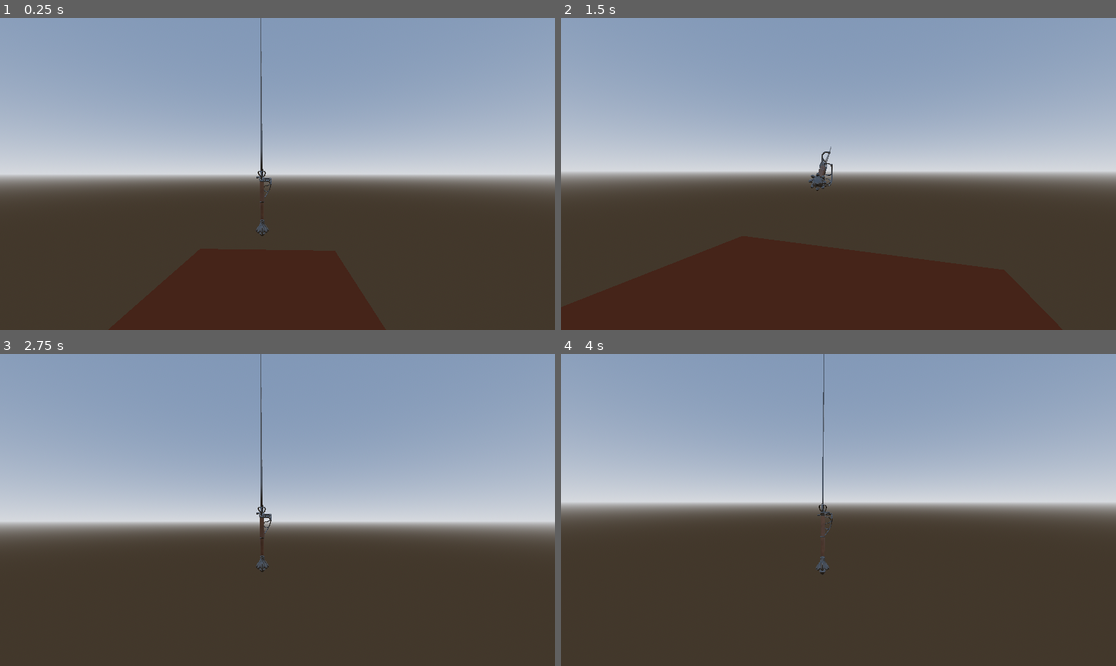
Above: before the commit, frames 1-4 (two rows, left to right).
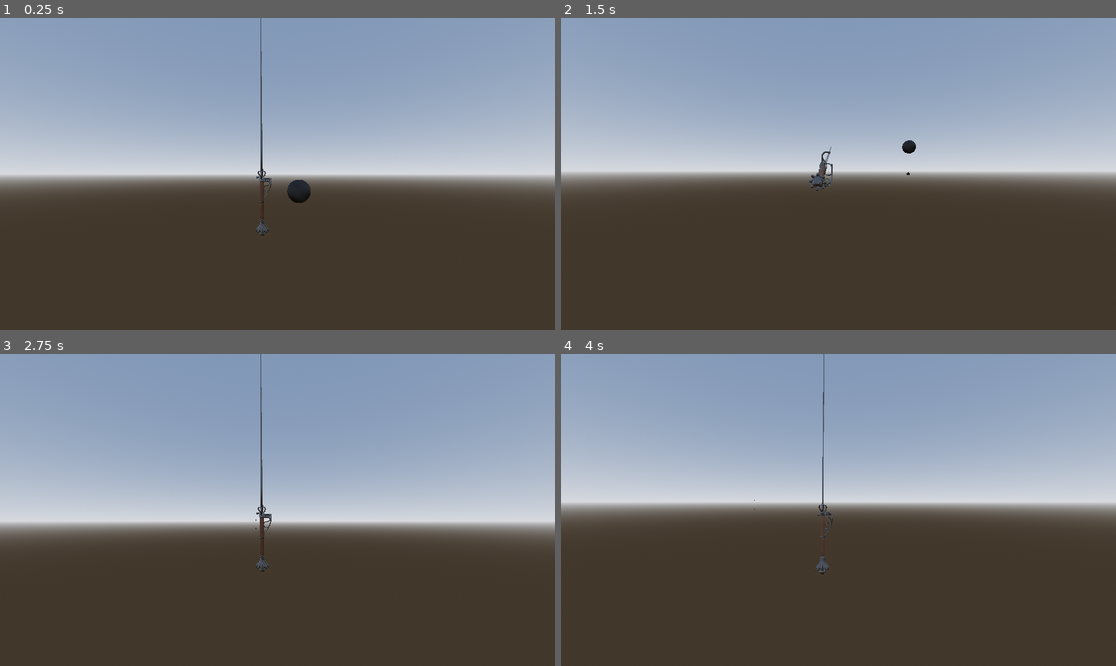
Above: after the commit, the same moments.

Repository: MateusPDK/thePirateDownfall
Game: Godot game, scene res://world.tscn
The game is run twice, just before and just after one commit, with the same random seed, the same clock (stepped at 60 frames per second) and the same inputs.
Inputs (mouse positions are in pixels of both pictures, inside the frame that each line leads up to):
- Up to frame 1 (0.25 s): no input
- Up to frame 2 (1.5 s): move the mouse to (866, 174) at 0.52 s; hold W (forward) from 0.53 s (still down); right-click (866, 174) at 0.6 s; move the mouse to (810, 174) at 1.27 s; click (810, 174) at 1.35 s
- Up to frame 3 (2.75 s): keep holding W (forward); right-click (249, 510) at 1.55 s; move the mouse to (288, 503) at 2.02 s; right-click (288, 503) at 2.1 s
- Up to frame 4 (4 s): keep holding W (forward); tap Enter at 2.75 s; move the mouse to (832, 516) at 2.77 s; right-click (832, 516) at 2.85 s; tap Space at 3.5 s; move the mouse to (877, 513) at 3.52 s; click (877, 513) at 3.6 s; right-click (877, 513) at 3.8 s

The runs differ from the first frame. In frame 1, 0.3% of the frame differs, in the area x 46-56%, y 49-71%; in frame 2, 0.1%; in frame 3, less than 0.1%; in frame 4, less than 0.1%.

Commit message:
Merge cannonball code with player movement

Diff:
--- a/cannon_ball.gd
+++ b/cannon_ball.gd
@@ -1,18 +1,32 @@
 extends RigidBody3D
 
+var timer = 10
 var direction = Vector3(0, 1 ,1)
 var force = 10
+var pos_old = Vector3(0,0,0)
+var dir = Vector3(0,0,0)
 
 # Called when the node enters the scene tree for the first time.
 func _ready():
 	disparar(self.direction, self.force)
 	pass # Replace with function body.
 
-
 # Called every frame. 'delta' is the elapsed time since the previous frame.
 func _process(delta):
-	pass
+	timer -= delta
+	if timer <= 0:
+		queue_free()
+
+	dir = (self.position - pos_old).normalized()
+	pos_old = self.position
 
 func disparar(direction, force):
 	direction = direction.normalized()
 	self.apply_central_impulse(direction * force)
+
+func bat(vdir):
+	if get_viewport().use_xr == false:
+		dir = Vector3(0,0,-1) * 10
+		vdir = dir
+
+	self.apply_central_impulse(vdir.normalized() * 5000)
--- a/cannon_ball.tscn
+++ b/cannon_ball.tscn
@@ -9,7 +9,7 @@
 
 [sub_resource type="SphereShape3D" id="SphereShape3D_pqkul"]
 
-[node name="cannon_ball" type="RigidBody3D"]
+[node name="cannon_ball" type="RigidBody3D" groups=["cannonball"]]
 transform = Transform3D(1, 0, 0, 0, 1, 0, 0, 0, 1, 0.17369, 0.633419, 0.482426)
 mass = 30.0
 script = ExtResource("1_qf8id")
--- a/character.gd
+++ b/character.gd
@@ -65,6 +65,7 @@
 func _on_saber_area_body_entered(body):
 	if body.is_in_group("cannonball"):
 		body.bat($XROrigin3D/saber_controller.dir)
+		print("cannonball")
 
 func _on_saber_controller_input_vector_2_changed(name, value):
 	print(name)
--- a/test_ball_2.gd
+++ /dev/null
@@ -1,21 +0,0 @@
-extends RigidBody3D
-
-var timer = 10
-
-# Called when the node enters the scene tree for the first time.
-func _ready():
-	pass # Replace with function body.
-
-
-# Called every frame. 'delta' is the elapsed time since the previous frame.
-func _process(delta):
-	timer -= delta
-	if timer <= 0:
-		queue_free()
-
-func bat(dir):
-	# self.apply_central_impulse((self.position - saber.global_position).normalized() * 50)
-	# var v = self.position - dir.global_position.normalized()
-	# v = Vector3(v.x, 0, v.z).normalized()
-	# v.y = randf_range(0,2)
-	self.apply_central_impulse(dir.normalized() * 50)
--- a/test_ball_2.tscn
+++ /dev/null
@@ -1,22 +0,0 @@
-[gd_scene load_steps=5 format=3 uid="uid://cv3m3j5piwrec"]
-
-[ext_resource type="Script" path="res://test_ball_2.gd" id="1_pddxr"]
-
-[sub_resource type="StandardMaterial3D" id="StandardMaterial3D_txyo0"]
-albedo_color = Color(0.439216, 0.439216, 0.439216, 1)
-metallic = 1.0
-
-[sub_resource type="SphereMesh" id="SphereMesh_spgww"]
-material = SubResource("StandardMaterial3D_txyo0")
-
-[sub_resource type="SphereShape3D" id="SphereShape3D_4qonp"]
-
-[node name="test_ball2" type="RigidBody3D" groups=["cannonball"]]
-transform = Transform3D(1, 0, 0, 0, 1, 0, 0, 0, 1, -0.00181317, 8.09829, 0.0127344)
-script = ExtResource("1_pddxr")
-
-[node name="test_ball" type="MeshInstance3D" parent="."]
-mesh = SubResource("SphereMesh_spgww")
-
-[node name="CollisionShape3D" type="CollisionShape3D" parent="."]
-shape = SubResource("SphereShape3D_4qonp")
--- a/world.gd
+++ b/world.gd
@@ -1,7 +1,7 @@
 extends Node3D
 
 var interface=null
-var ball_comp=preload("res://test_ball_2.tscn")
+var ball_comp=preload("res://cannon_ball.tscn")
 
 # Called when the node enters the scene tree for the first time.
 func _ready():
@@ -15,5 +15,5 @@
 
 func createBall():
 	var ball = ball_comp.instantiate()
-	ball.position = Vector3(.05,10,-1)
+	ball.position = Vector3(-9,0.6,-10)
 	self.add_child(ball)
--- a/world.tscn
+++ b/world.tscn
@@ -1,7 +1,8 @@
-[gd_scene load_steps=10 format=3 uid="uid://bsbwatvoixf0f"]
+[gd_scene load_steps=11 format=3 uid="uid://bsbwatvoixf0f"]
 
 [ext_resource type="PackedScene" uid="uid://cee1rl5ocxctp" path="res://character.tscn" id="1_88rye"]
 [ext_resource type="Script" path="res://world.gd" id="1_g2jen"]
+[ext_resource type="PackedScene" uid="uid://buwa1gwpyoccv" path="res://cannon_ball.tscn" id="3_1i48b"]
 
 [sub_resource type="ProceduralSkyMaterial" id="ProceduralSkyMaterial_sfhto"]
 
@@ -43,4 +44,7 @@
 shape = SubResource("BoxShape3D_l14bn")
 
 [node name="character" parent="." instance=ExtResource("1_88rye")]
-transform = Transform3D(0.0388587, 0, -0.999245, 0, 1, 0, 0.999245, 0, 0.0388587, 0.501794, 1.21313, 0.849429)
+transform = Transform3D(0.999245, 0, 0.0388587, 0, 1, 0, -0.0388587, 0, 0.999245, -9.55664, 1.21313, 0.849429)
+
+[node name="cannon_ball" parent="." instance=ExtResource("3_1i48b")]
+transform = Transform3D(1, 0, 0, 0, 1, 0, 0, 0, 1, -9, 0.6, -10)
